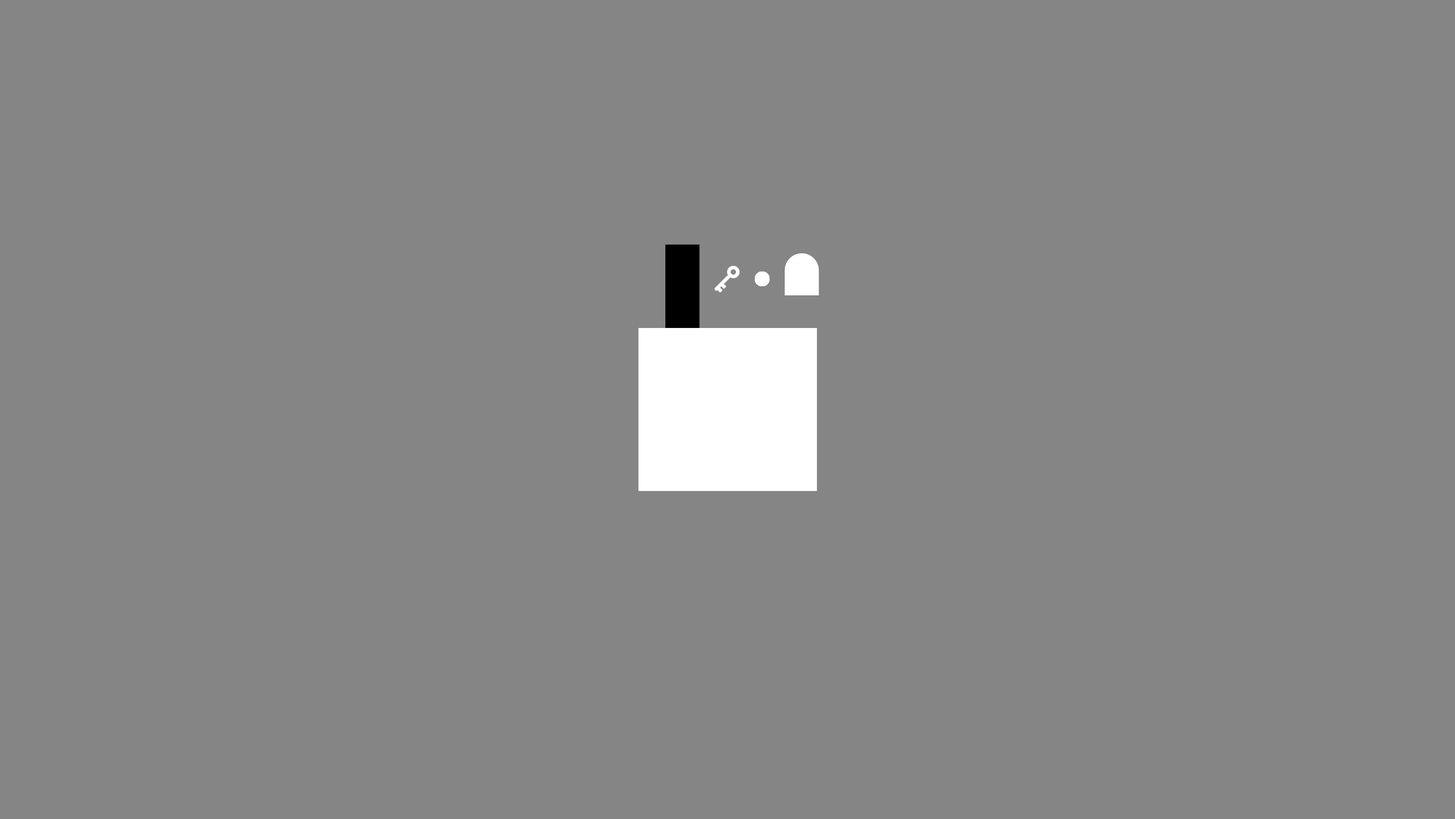
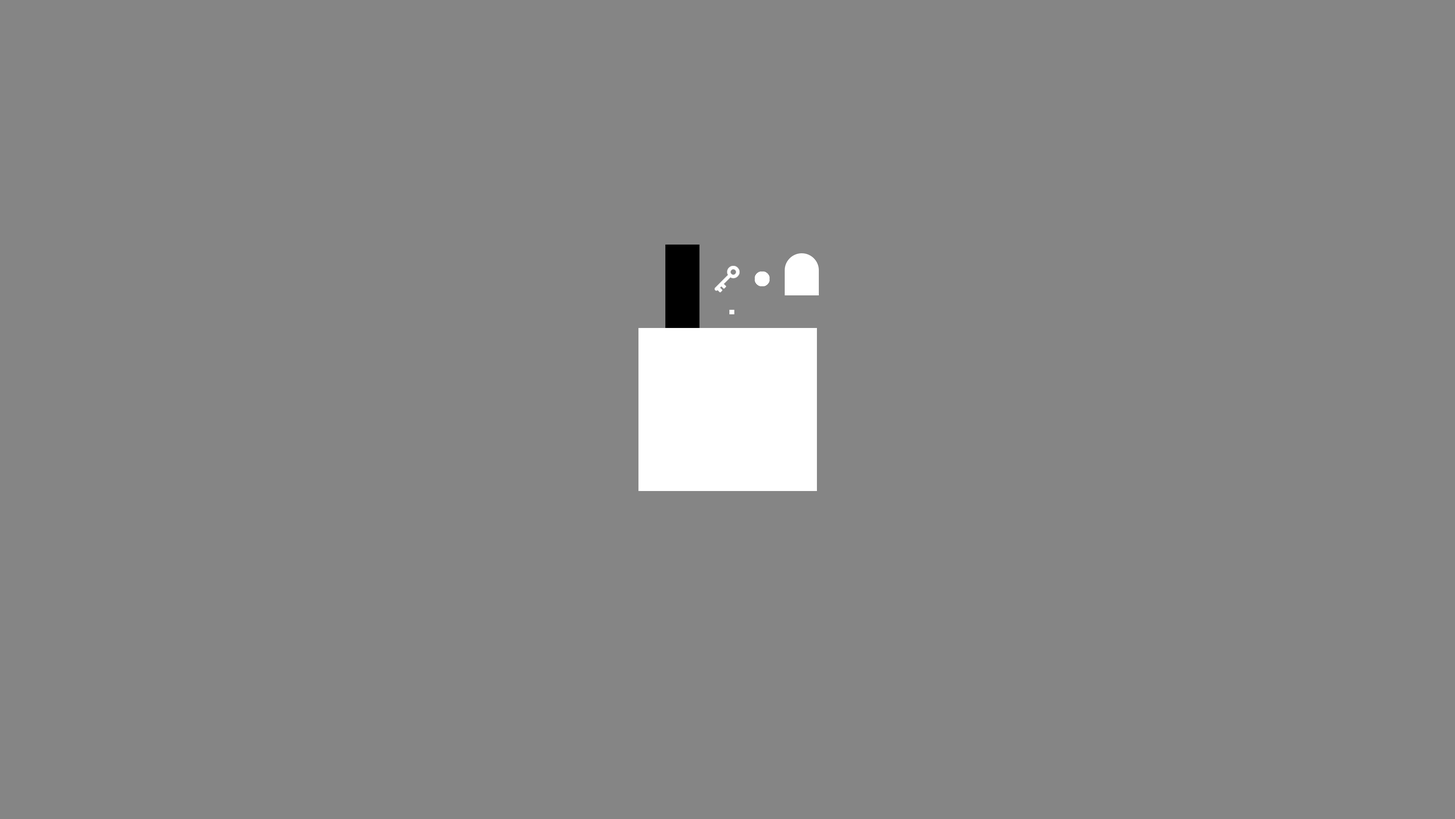
The second 1455 × 819 image is a revision of the first. Changes to its layers:
added layer "White pixel" above "Enemy" over [729, 309, 735, 315]
